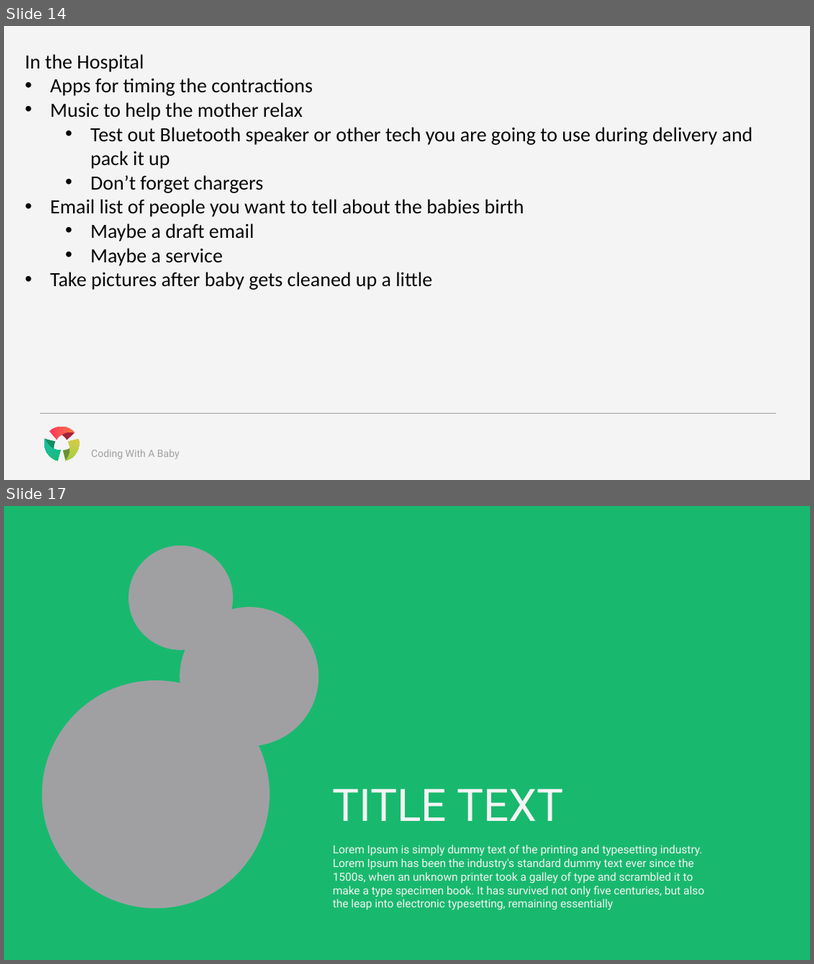
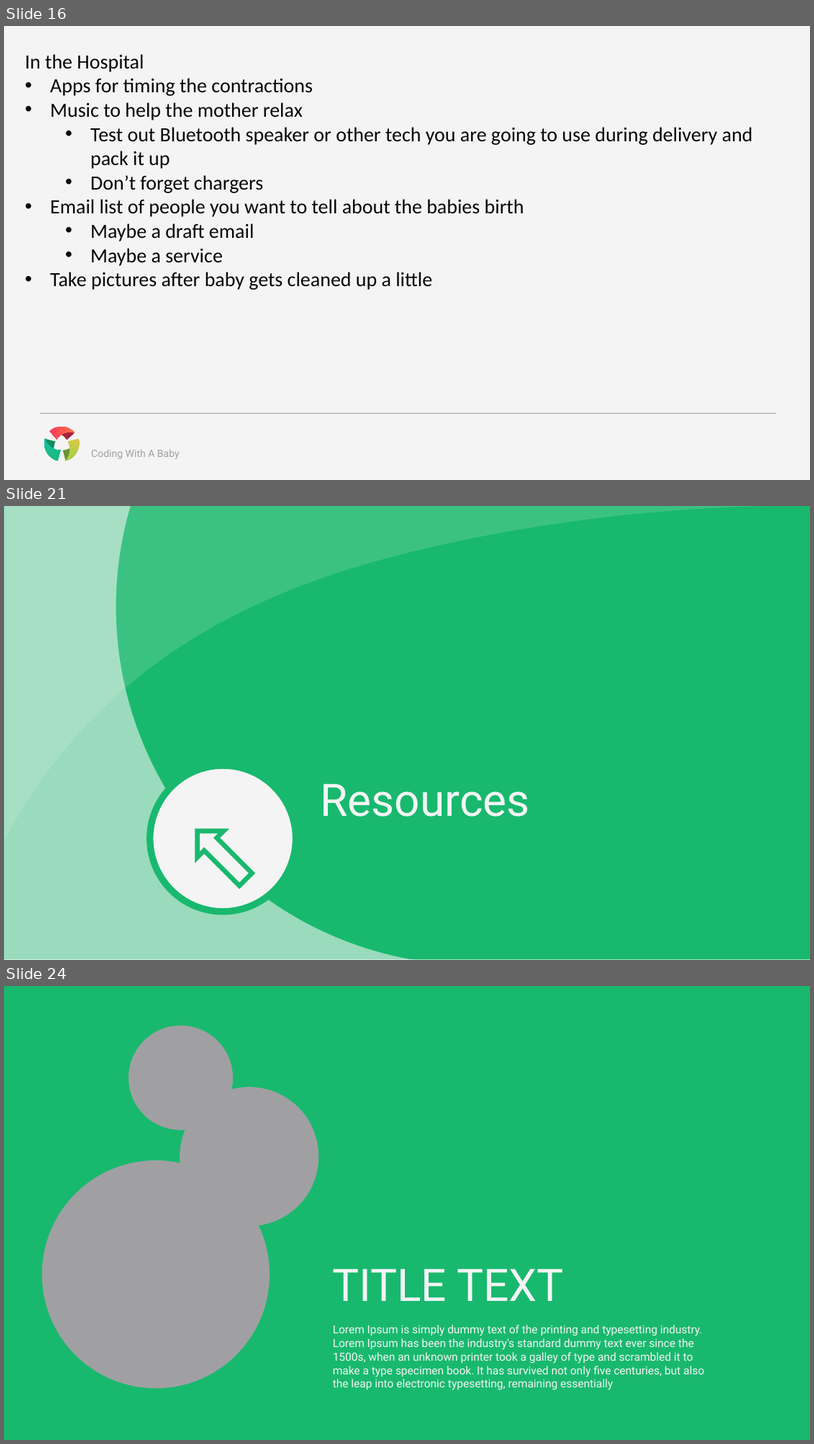
Before and after one commit to CognitiveBurden/CodingWithABaby, a slide deck: CodingWithABaby.pptx. Shown one above the other, each under a label of ours: slides 14 and 17 before the commit, slides 16, 21 and 24 after it; the slides between them are not shown. The pictures are 814x964 and 814x1444 pixels, drawn with LibreOffice and Linux fonts; fonts in the diff are those of the drawing. Boxes give left, top, right and bottom in pixels: in the first picture for what was removed or moved away, otherwise in the second. Text is boxed around its words. In the diff, an @@ line names an element or a change of style, - is before the commit and + after.

```diff
--- a/CodingWithABaby.pptx
+++ b/CodingWithABaby.pptx
@@ slide 21 added at [4, 506, 810, 960], background #F4F4F4 @@
@@ rectangle added at [4, 506, 810, 959], fill #18B96E @@
@@ freeform shape added at [4, 506, 414, 959], fill #F4F4F4 at 59% opacity @@
@@ freeform shape added at [5, 506, 809, 840], fill #F4F4F4 at 16% opacity @@
@@ ellipse added at [150, 766, 296, 911], fill #F4F4F4, outline #18B96E 6 pt @@
@@ text added at [150, 768, 296, 902], 88 pt, text #18B96E @@
+⬁
@@ title added at [321, 783, 530, 816], 40 pt, text #F4F4F4 @@
+Resources
@@ what was slide 14 is now slide 16 @@
@@ what was slide 17 is now slide 24 @@
```
Also in this commit, not shown: 4 slides changed, 7 other slides added.
